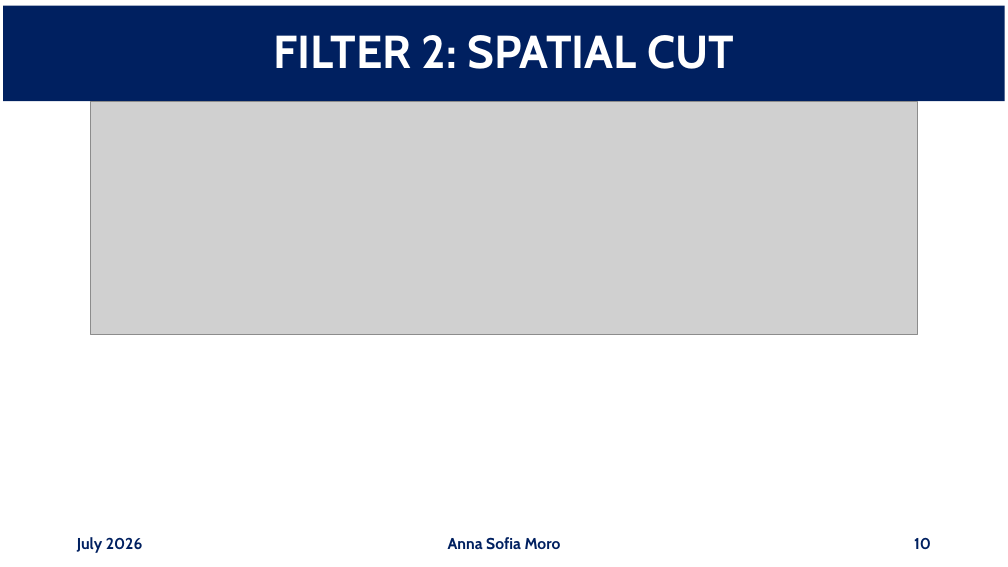
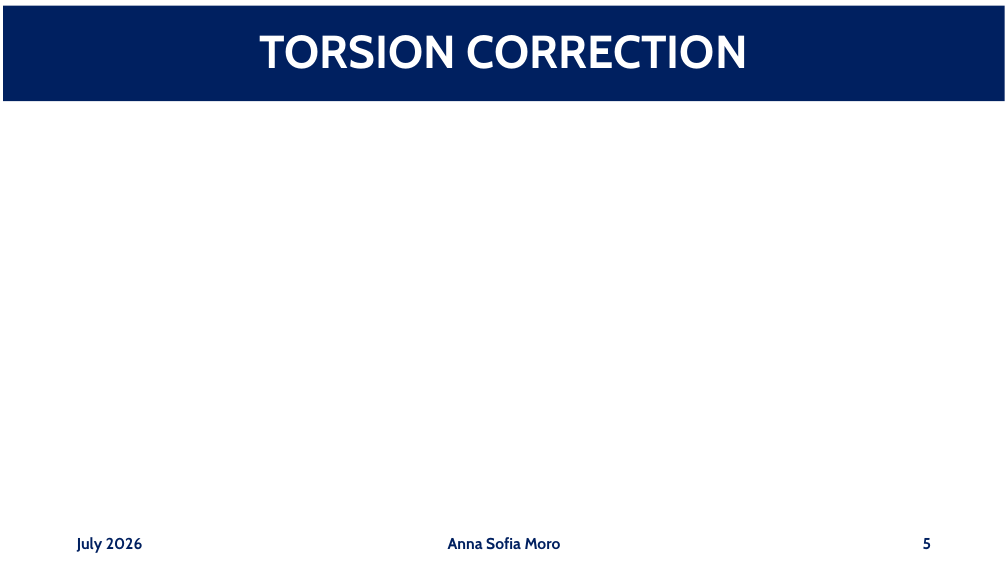
Before and after one commit to annaasofia/tesi, a slide deck: slide 5 of slides/week3.pptx (slide 10 before the commit). Drawn at 1008x567 pixels with LibreOffice and Linux fonts; fonts in the diff are those of the drawing; grey boxes stand for pictures. Boxes give left, top, right and bottom in pixels: in the first picture for what was removed or moved away, otherwise in the second. Text is boxed around its words. In the diff, an @@ line names an element or a change of style, - is before the commit and + after.

```diff
--- a/slides/week3.pptx
+++ b/slides/week3.pptx
@@ title at <box>260,35,748,69</box>: text changed @@
-FILTER 2: SPATIAL CUT
+TORSION CORRECTION
@@ picture removed at <box>90,101,917,334</box> @@
@@ page number at <box>923,538,931,549</box>: text changed @@
-10
+5
```
Also in this commit, not shown: 5 other slides changed, 10 slides removed, 1 other file.
